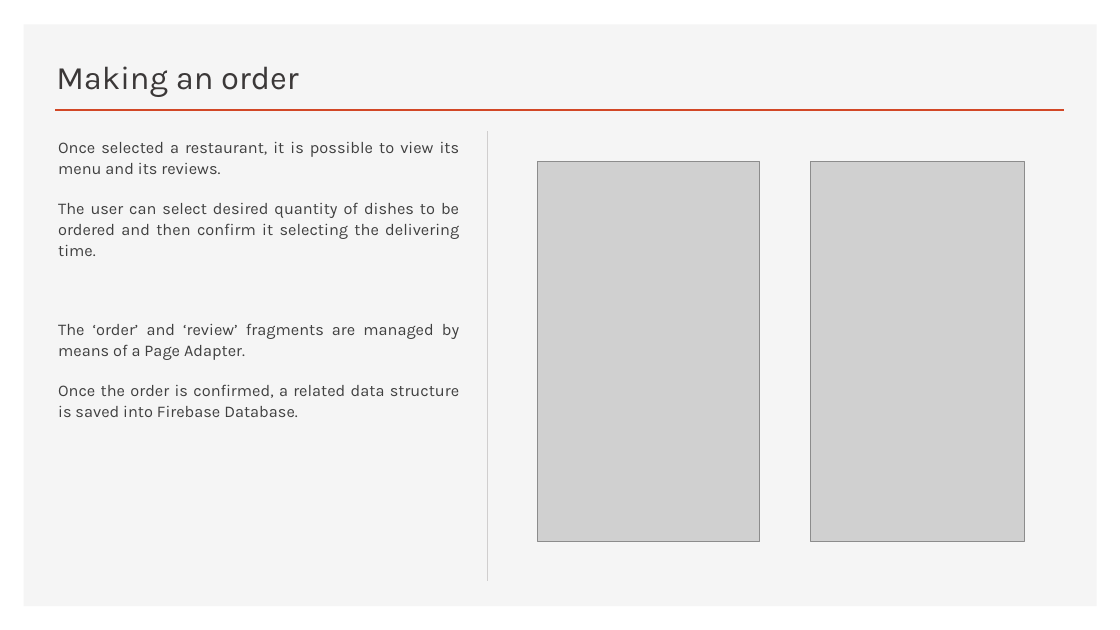
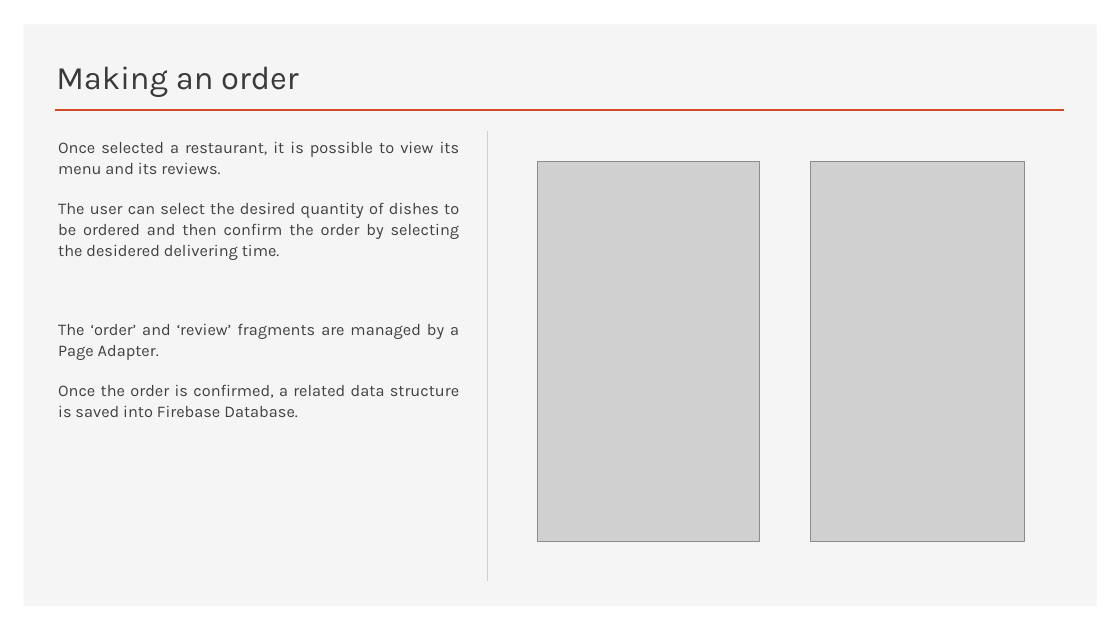
Before and after one commit to androidmaycry/APPetit, a slide deck: slide 4 of APPetit Presentation.pptx. Drawn at 1120x630 pixels with LibreOffice and Linux fonts; fonts in the diff are those of the drawing; grey boxes stand for pictures. Boxes give left, top, right and bottom in pixels: in the first picture for what was removed or moved away, otherwise in the second. Text is boxed around its words. In the diff, an @@ line names an element or a change of style, - is before the commit and + after.

Commit message:
presentation review

```diff
--- a/APPetit Presentation.pptx
+++ b/APPetit Presentation.pptx
@@ text at (58, 203, 460, 360): text changed @@
-The user can select desired quantity of dishes to be ordered and then confirm it selecting the delivering time.
-The ‘order’ and ‘review’ fragments are managed by means of a Page Adapter.
+The user can select the desired quantity of dishes to be ordered and then confirm the order by selecting the desidered delivering time.
+The ‘order’ and ‘review’ fragments are managed by a Page Adapter.
```
Also in this commit, not shown: 8 other slides changed.
